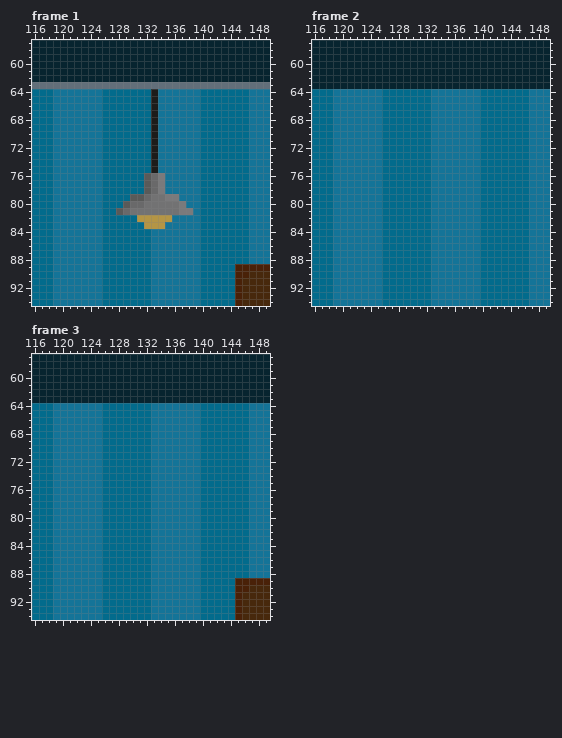
Pixel-art file, stored at src/sprites/level0/level0.ase. Above: the version before the commit.
320x180 pixels, 8 frames. Colours within 5 levels of each other are drawn and written as one. Shown: frame 1: x 116..149, y 57..94; frame 2: x 116..149, y 57..94; frame 3: x 116..149, y 57..94. The commit also changed other frames or places, which this record leaves out.
The result:
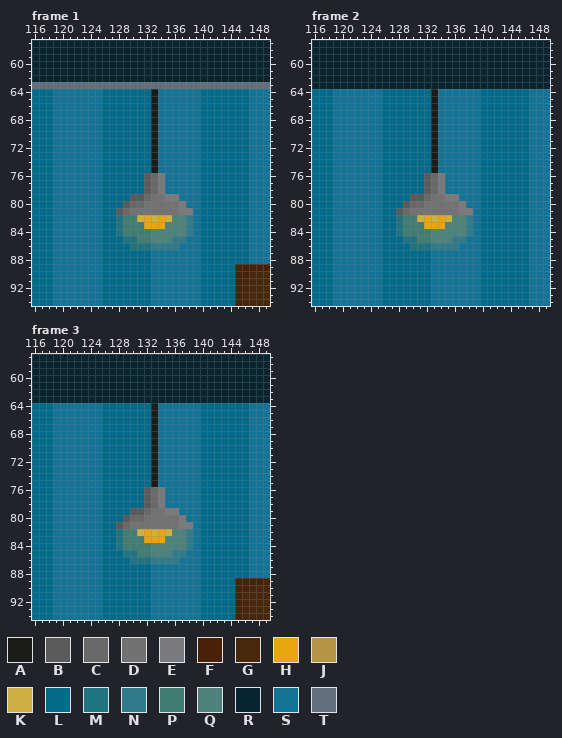
Palette (. is transparent): A #1c1c1a  B #595a59  C #69696a  D #727273  E #7a7a7c  F #492108  G #47280c  H #e7a611  J #b49545  K #ceaf41  L #026b8c  M #207381  N #2f7b8b  P #427d74  Q #4e837d  R #07242f  S #147498  T #626f7a
Changes in this commit:
layer "Light source" added
Changed rows in their new state; - is an unchanged pixel.
Frame 1, layer "Light source":
first column x 128:
82 MPPKHKHKQQN
83 MPPPHHHQQQN
84 MPPPPQQQQQN
85 -MMPPQQQNN-
86 --MMMNNNN--
Frame 2, layer "Light source":
first column x 128:
64 -----A-----
65 -----A-----
66 -----A-----
67 -----A-----
68 -----A-----
69 -----A-----
70 -----A-----
71 -----A-----
72 -----A-----
73 -----A-----
74 -----A-----
75 -----A-----
76 ----BCE----
77 ----BCE----
78 ----BCE----
79 --BBCDDEE--
80 -BCCDDDDDE-
81 BCDDDDDDDEE
82 MPPKHKHKQQN
83 MPPPHHHQQQN
84 MPPPPQQQQQN
85 -MMPPQQQNN-
86 --MMMNNNN--
Frame 3, layer "Light source": the same change as frame 2
Changed places in both pictures, as pixel boxes (x1, y1, x2, y2):
changed: (116, 215, 193, 250)
changed: (396, 89, 473, 250)
changed: (116, 403, 193, 564)
